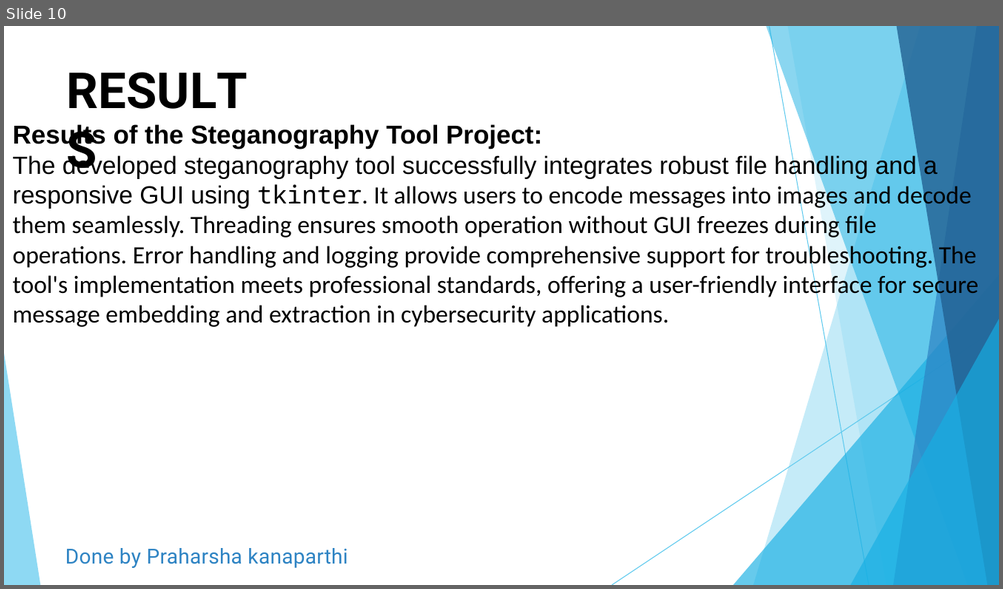
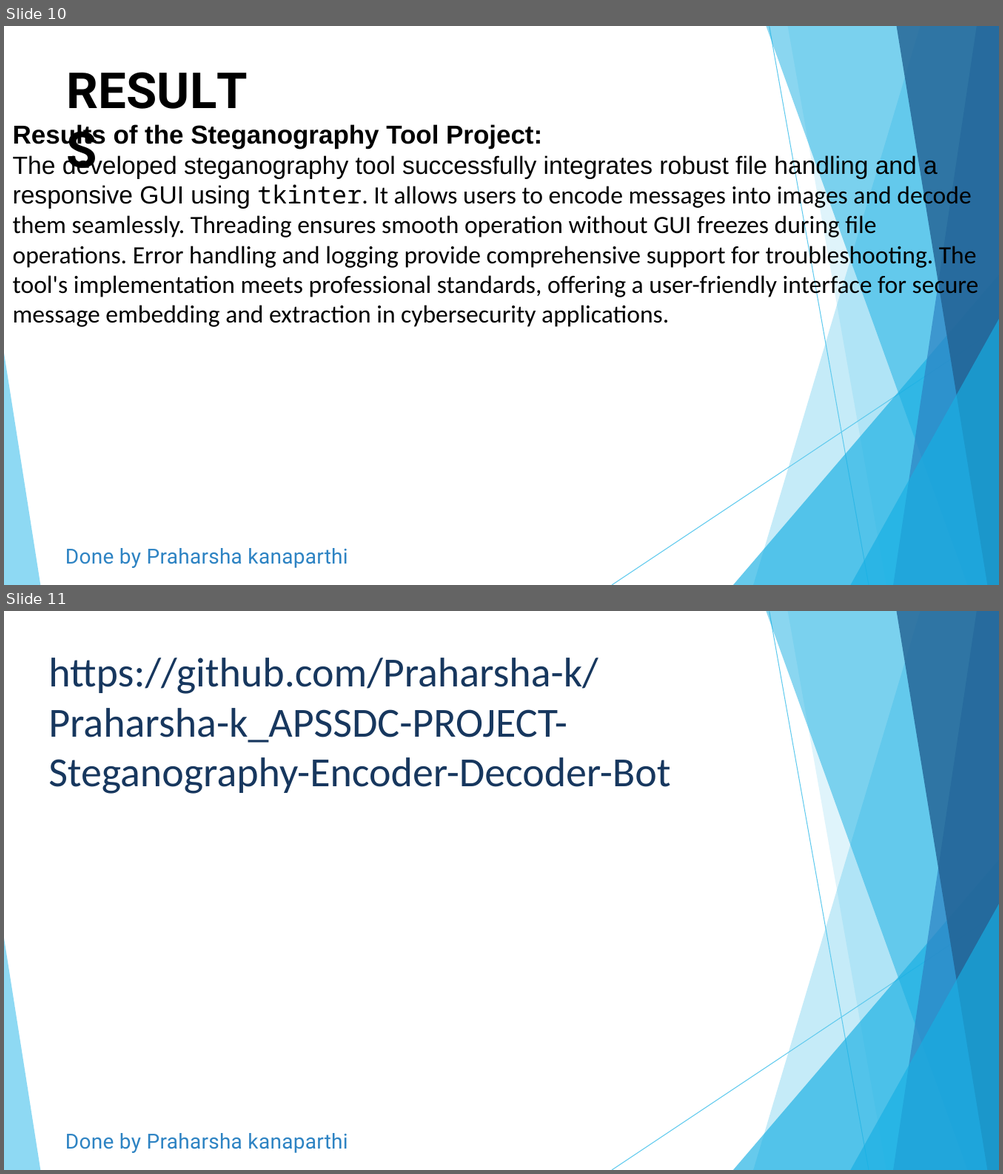
Before and after one commit to Praharsha-k/Praharsha-k_APSSDC-PROJECT-Steganography-Encoder-Decoder-Bot, a slide deck: Template_Presentation_Students.pptx. Shown one above the other, each under a label of ours: slide 10 before the commit, slides 10 and 11 after it. The pictures are 1003x589 and 1003x1174 pixels, drawn with LibreOffice and Linux fonts; fonts in the diff are those of the drawing. Boxes give left, top, right and bottom in pixels: in the first picture for what was removed or moved away, otherwise in the second. Text is boxed around its words. In the diff, an @@ line names an element or a change of style, - is before the commit and + after.

```diff
--- a/Template_Presentation_Students.pptx
+++ b/Template_Presentation_Students.pptx
@@ slide 11 added at <box>4,611,999,1170</box>, background #FFFFFF; not listed: 10 template elements that a slide beside it also shows @@
@@ text added at <box>48,658,670,794</box>, 40 pt, text #17375E @@
+https://github.com/Praharsha-k/Praharsha-k_APSSDC-PROJECT-Steganography-Encoder-Decoder-Bot
@@ text added at <box>65,1133,347,1153</box>, 20 pt, text #2D83C3 @@
+Done by Praharsha kanaparthi
```
